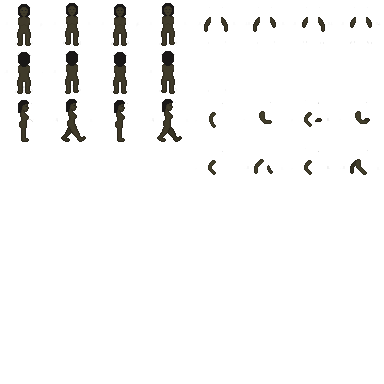
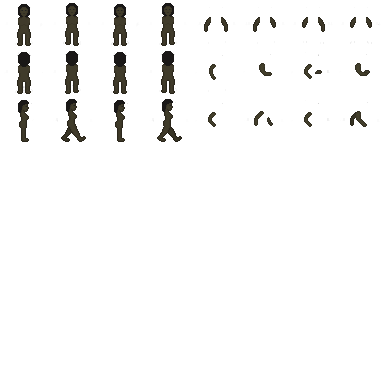
Two versions of the same layered image (384×384). Layer-by-layer changes:
painted on "kadijah.png" over [18, 16, 379, 175]
